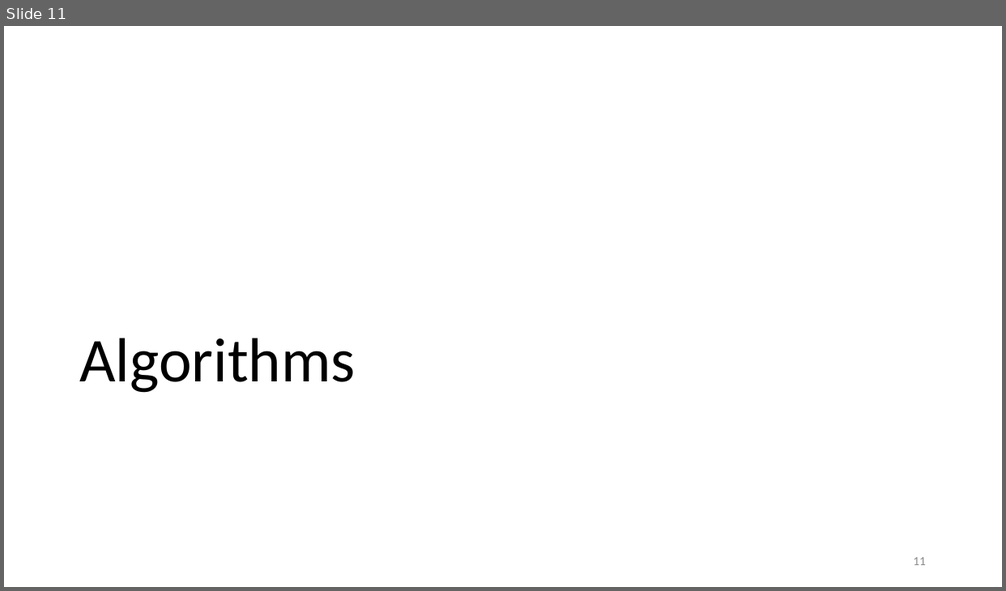
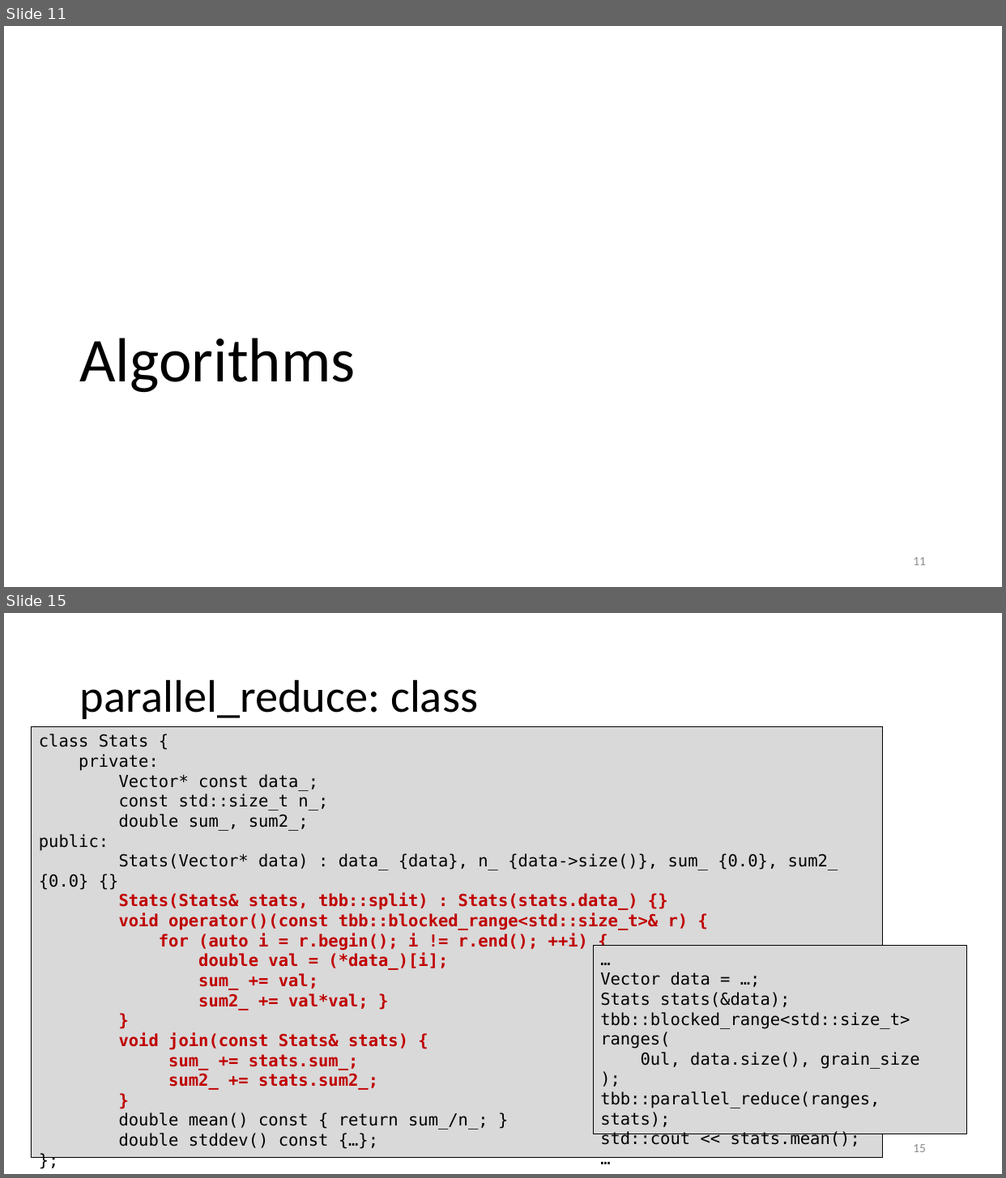
Before and after one commit to gjbex/training-material, a slide deck: CPlusPlus/Tbb/tbb.pptx. Shown one above the other, each under a label of ours: slide 11 before the commit, slides 11 and 15 after it; the slides between them are not shown. The pictures are 1006x591 and 1006x1178 pixels, drawn with LibreOffice and Linux fonts; fonts in the diff are those of the drawing. Boxes give left, top, right and bottom in pixels: in the first picture for what was removed or moved away, otherwise in the second. Text is boxed around its words. In the diff, an @@ line names an element or a change of style, - is before the commit and + after.

Commit message:
Add slides on parallel_for, parallel_reduce

```diff
--- a/CPlusPlus/Tbb/tbb.pptx
+++ b/CPlusPlus/Tbb/tbb.pptx
@@ slide 15 added at (x1=4, y1=613, x2=1002, y2=1174), background #FFFFFF @@
@@ title added at (x1=80, y1=679, x2=478, y2=719), 44 pt, text #000000 @@
+parallel_reduce: class
@@ rectangle added at (x1=32, y1=726, x2=883, y2=1158), fill #D9D9D9, outline #000000 0.75 pt, 16 pt, text #C00000, bold @@
+class Stats {
+private:
+Vector* const data_;
+const std::size_t n_;
+double sum_, sum2_;
+public:
+Stats(Vector* data) : data_ {data}, n_ {data->size()}, sum_ {0.0}, sum2_ {0.0} {}
+Stats(Stats& stats, tbb::split) : Stats(stats.data_) {}
+void operator()(const tbb::blocked_range<std::size_t>& r) {
+for (auto i = r.begin(); i != r.end(); ++i) {
+double val = (*data_)[i];
+sum_ += val;
+sum2_ += val*val; }
+}
+void join(const Stats& stats) {
+sum_ += stats.sum_;
+sum2_ += stats.sum2_;
+}
+double mean() const { return sum_/n_; }
+double stddev() const {…};
+};
@@ rectangle added at (x1=593, y1=945, x2=967, y2=1134), fill #D9D9D9, outline #000000 0.75 pt, 16 pt, text #000000 @@
+…
+Vector data = …;
+Stats stats(&data);
+tbb::blocked_range<std::size_t> ranges(
+0ul, data.size(), grain_size
+);
+tbb::parallel_reduce(ranges, stats);
+std::cout << stats.mean();
+…
@@ page number added at (x1=913, y1=1144, x2=926, y2=1152), 12 pt, text #8C8C8C @@
+15
```
Also in this commit, not shown: 6 slides changed, 2 other slides added.
